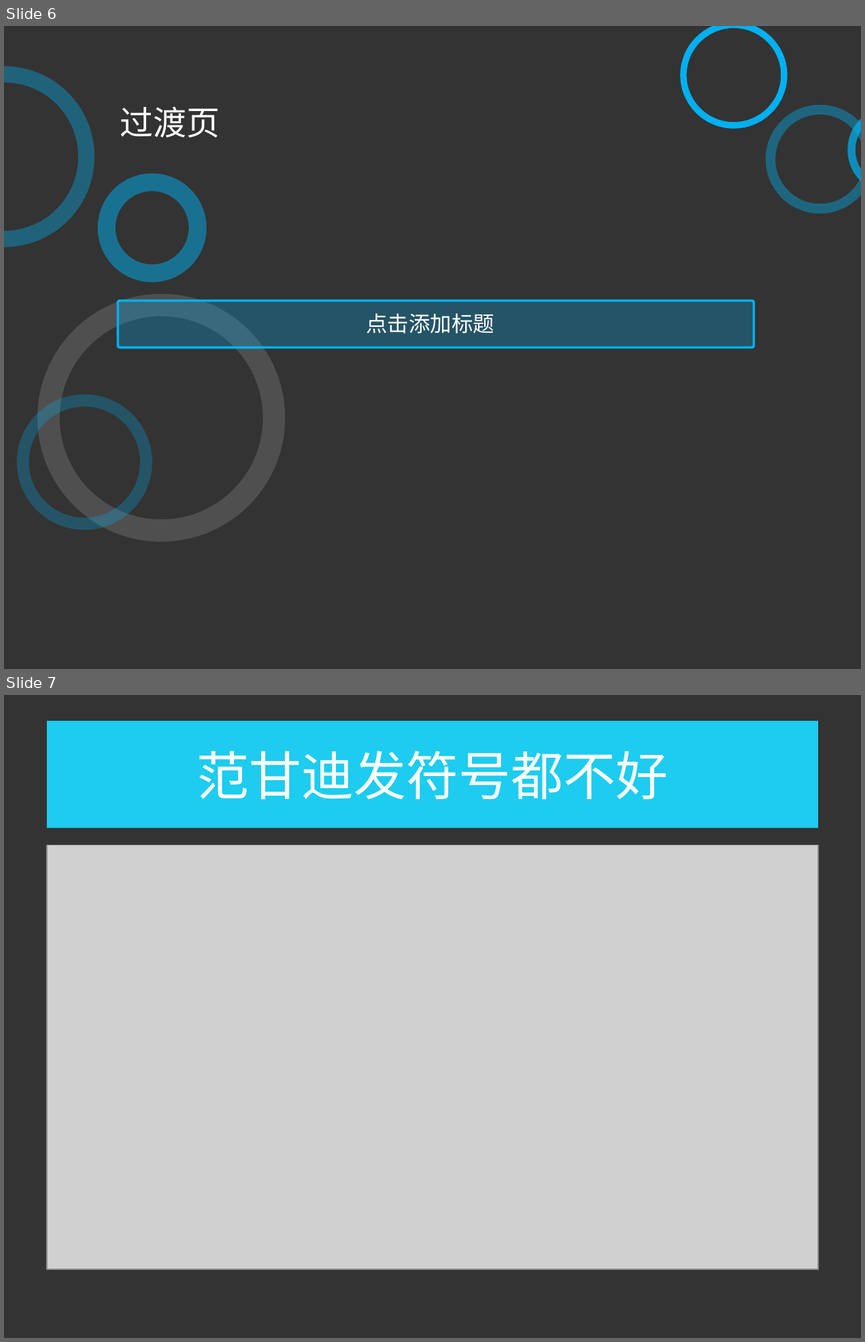
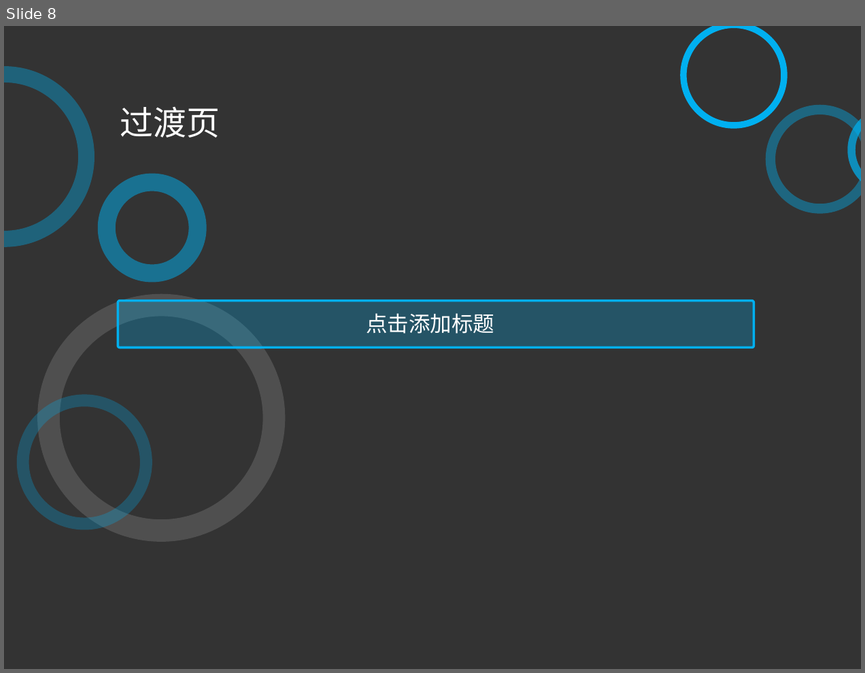
Before and after one commit to xsongx/MyThesis, a slide deck: 答辩.ppt. Shown one above the other, each under a label of ours: slides 6 and 7 before the commit, slide 8 after it. The pictures are 865x1342 and 865x673 pixels, drawn with LibreOffice and Linux fonts; fonts in the diff are those of the drawing; grey boxes stand for pictures. Boxes give left, top, right and bottom in pixels: in the first picture for what was removed or moved away, otherwise in the second. Text is boxed around its words. In the diff, an @@ line names an element or a change of style, - is before the commit and + after.

```diff
--- a/答辩.ppt
+++ b/答辩.ppt
@@ slide 7 removed at (x1=4, y1=695, x2=861, y2=1338), background #333333 @@
@@ title removed at (x1=47, y1=721, x2=818, y2=828) @@
-范甘迪发符号都不好
@@ picture removed at (x1=47, y1=845, x2=818, y2=1269) @@
@@ what was slide 6 is now slide 8 @@
```
Also in this commit, not shown: 1 slide added, 10 other files.
